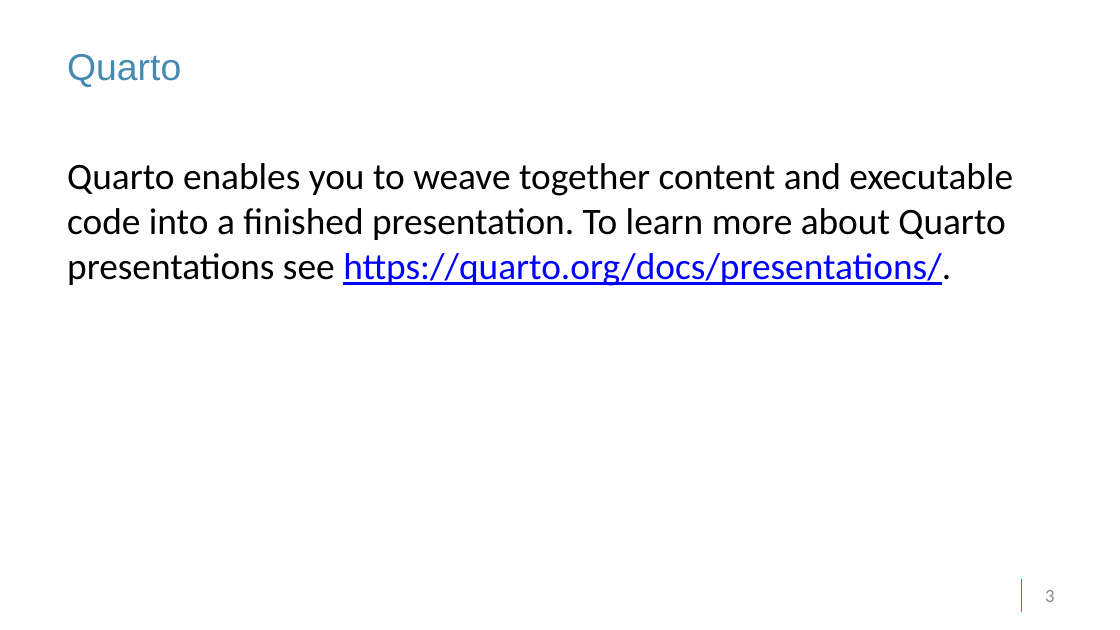
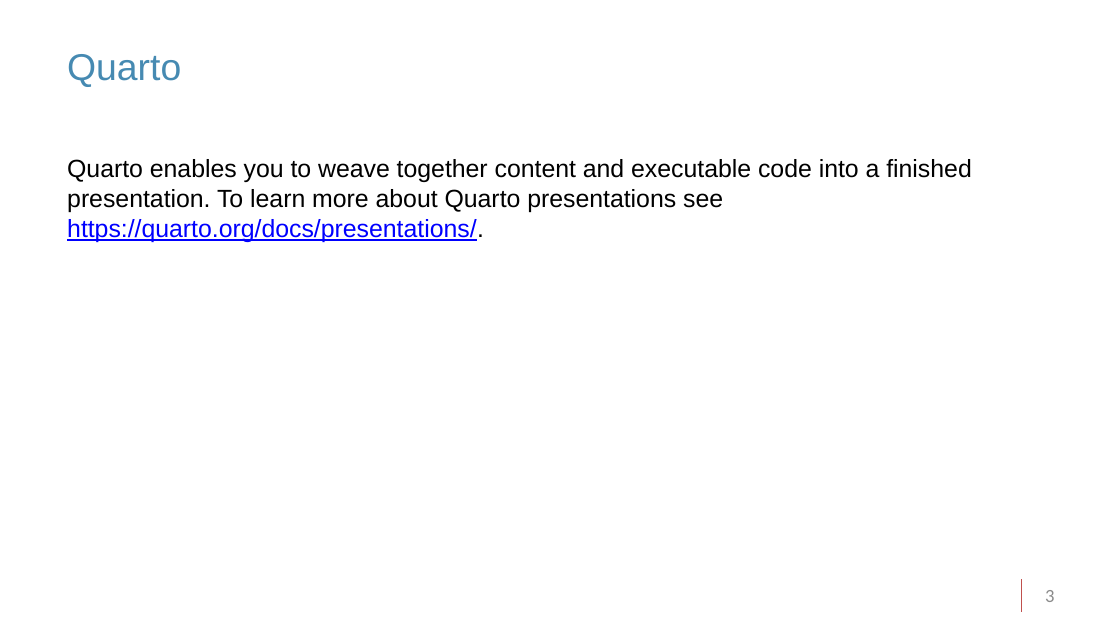
Before and after one commit to Research-IT-Swiss-TPH/stphtoolbox, a slide deck: slide 3 of inst/quarto/ppt_report_demo.pptx. Drawn at 1120x630 pixels with LibreOffice and Linux fonts; fonts in the diff are those of the drawing; background and template pictures are left out. Boxes give left, top, right and bottom in pixels: in the first picture for what was removed or moved away, otherwise in the second. Text is boxed around its words. In the diff, an @@ line names an element or a change of style, - is before the commit and + after.

Commit message:
Update Quarto PPTX template demo

```diff
--- a/inst/quarto/ppt_report_demo.pptx
+++ b/inst/quarto/ppt_report_demo.pptx
@@ text "Quarto enables you to weave ..." at (67, 159, 972, 242): size 24 to 16 pt, font Calibri to Arial @@
```
Also in this commit, not shown: 2 other slides changed, 8 slides added, 3 other files.
